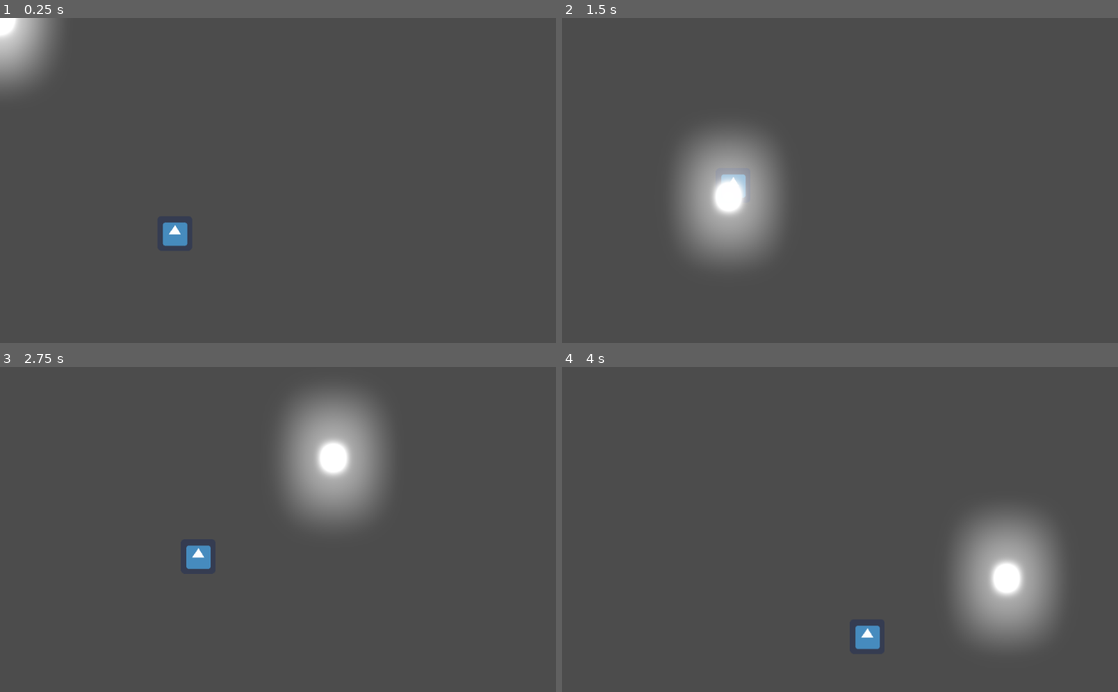
Above: before the commit, frames 1-4 (two rows, left to right).
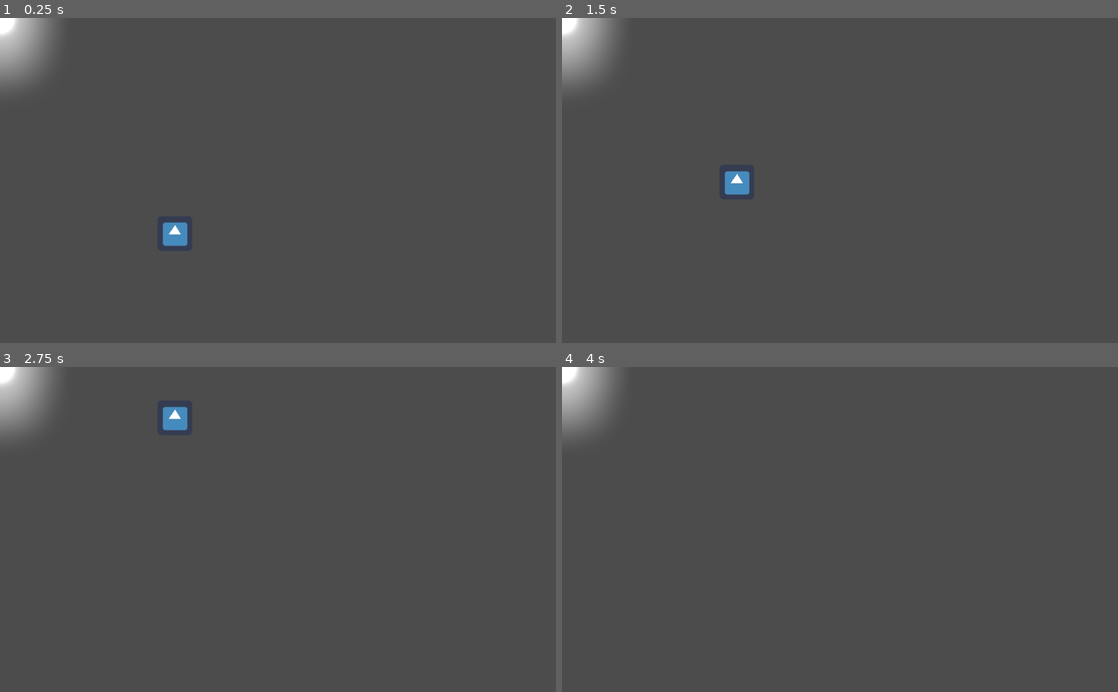
Above: after the commit, the same moments.

Repository: Jimmy-s-Test-Site/20210419_LM0B
Game: Godot game, scene res://Julian/Portal/PortalTest.tscn
Same seed, same stepped clock (60 frames per second), same inputs: the game is played once before the commit and once after it. The project has no main scene, so this scene is started directly. The engine's default icon, where the game draws it, is replaced by a stand-in: a white triangle on a blue panel in a dark square.
Inputs (mouse positions are in pixels of both pictures, inside the frame that each line leads up to):
- Up to frame 1 (0.25 s): no input
- Up to frame 2 (1.5 s): move the mouse to (962, 164) at 0.52 s; hold Right (push_right) 0.53-1.28 s; move the mouse to (728, 196) at 1.27 s; hold Down (push_down) from 1.28 s (still down)
- Up to frame 3 (2.75 s): move the mouse to (333, 458) at 2.02 s; release Down (push_down) at 2.03 s; hold Right (push_right) from 2.03 s (still down)
- Up to frame 4 (4 s): move the mouse to (812, 594) at 2.77 s; release Right (push_right) at 2.78 s; hold Up (push_up) 2.78-3.53 s; move the mouse to (1006, 578) at 3.52 s; hold Left (push_left) from 3.53 s (still down)

The runs differ from the first frame. In frame 2, 7.9% of the frame differs, in the area x 0-40%, y 0-75%; in frame 3, 8.6%, in the area x 0-70%, y 0-63%; in frame 4, 8.3%.

Commit message:
added export for portal follow mouse

Diff:
--- a/Julian/Portal/Portal.gd
+++ b/Julian/Portal/Portal.gd
@@ -2,9 +2,12 @@
 
 signal entered_portal
 
-func _process(delta : float) -> void:
-	var velocity = self.get_global_mouse_position() - self.global_position
-	self.global_position += velocity
+export(bool) var follow_player = false
 
-func _on_CollisionArea_area_entered(area : Area2D) -> void:
+func _process(_delta : float) -> void:
+	if self.follow_player:
+		var velocity = self.get_global_mouse_position() - self.global_position
+		self.global_position += velocity
+
+func _on_CollisionArea_body_entered(_body : Node) -> void:
 	self.emit_signal("entered_portal")
--- a/Julian/Portal/Portal.tscn
+++ b/Julian/Portal/Portal.tscn
@@ -23,11 +23,11 @@
 shape = SubResource( 1 )
 
 [node name="Sprite" type="Sprite" parent="."]
-material = SubResource( 3 )
+material = SubResource( 2 )
 texture = ExtResource( 2 )
 
 [node name="CollisionArea" type="Area2D" parent="."]
 
 [node name="CollisionShape2D" type="CollisionShape2D" parent="CollisionArea"]
-shape = SubResource( 4 )
-[connection signal="area_entered" from="CollisionArea" to="." method="_on_CollisionArea_area_entered"]
+shape = SubResource( 3 )
+[connection signal="body_entered" from="CollisionArea" to="." method="_on_CollisionArea_body_entered"]
--- a/Julian/Portal/PortalTest.tscn
+++ b/Julian/Portal/PortalTest.tscn
@@ -43,4 +43,3 @@
 
 [node name="WorldEnvironment" type="WorldEnvironment" parent="."]
 environment = SubResource( 3 )
-[connection signal="entered_portal" from="Portal" to="." method="_on_Portal_entered_portal"]
Not shown: 1 places in Julian/Portal/Portal.tscn that only renumber resources
